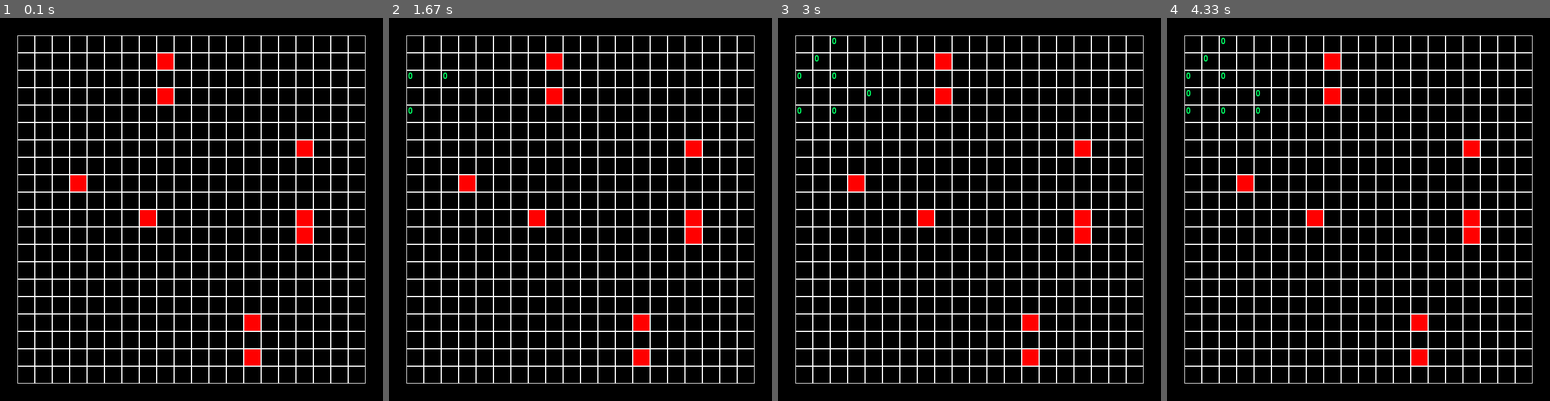
Above: before the commit, frames 1-4 (left to right).
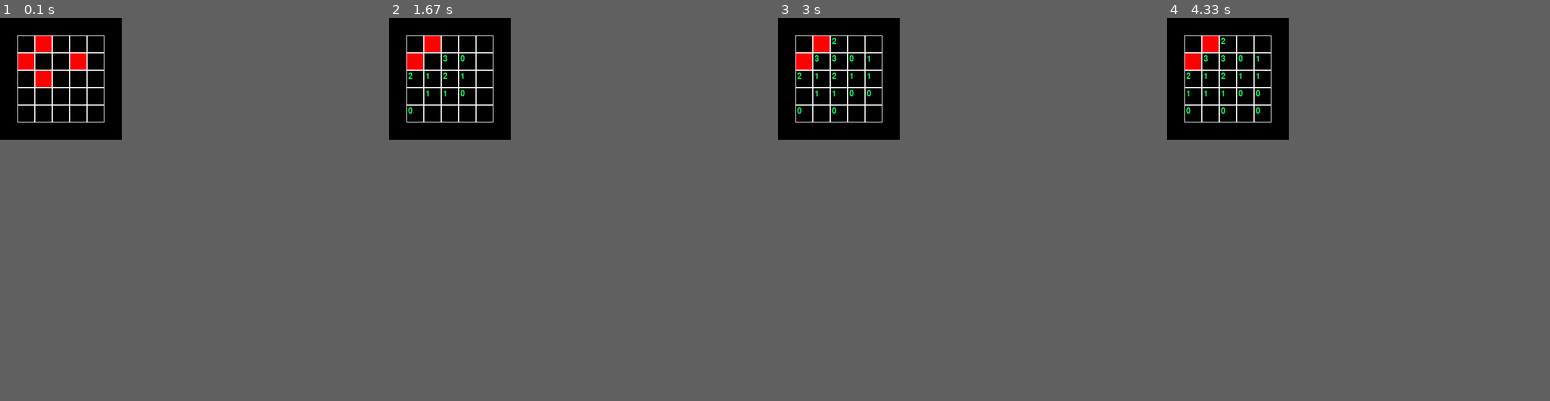
Above: after the commit, the same moments.

Repository: nikniksham/Moscow_Shamkov
Game: pygame game, started from pygame_part_4.py
Same seed, same stepped clock (60 frames per second), same inputs: the game is played once before the commit and once after it.
Inputs (mouse positions are in pixels of both pictures, inside the frame that each line leads up to):
- Up to frame 1 (0.1 s): no input
- Up to frame 2 (1.67 s): click (450, 79) at 0.38 s; click (419, 79) at 0.72 s; click (411, 106) at 1.05 s
- Up to frame 3 (3 s): click (843, 37) at 1.88 s; click (831, 109) at 2.22 s; click (869, 98) at 2.55 s; click (820, 52) at 2.88 s
- Up to frame 4 (4.33 s): click (1270, 109) at 3.22 s; click (1186, 90) at 3.55 s
In our replay, the window is 660x660 before the commit and 210x210 after it. These sizes can differ from the game's own. Grey fills any space a smaller window leaves; there, only what the larger window draws over its background counts as a difference.

The runs differ from the first frame. In frame 1, 12% of the frame differs, in the area x 4-96%, y 4-96%; in frame 2, 12%; in frame 3, 12%; in frame 4, 12%.

Commit message:
pygame_4 4

Diff:
--- a/pygame_part_4.py
+++ b/pygame_part_4.py
@@ -6,6 +6,7 @@
     # создание поля
     def __init__(self, x, y):
         self.font = pygame.font.Font(None, int(30 * 0.7))
+        self.del_list = []
         self.list_contacts = [[1, 1], [1, 0], [1, -1], [0, 1], [0, -1], [-1, 1], [-1, 0], [-1, -1]]
         self.mine_list = []
         self.width = x
@@ -50,9 +51,10 @@
 
     def switch_color(self, x, y):
         if self.board[y][x] == -1:
-            self.board[y][x] = self.open_cell(x, y)
+            self.open_group_cell(x, y)
 
     def on_click(self, xy):
+        print(self.board)
         self.switch_color(xy[0], xy[1])
 
     def open_cell(self, x, y):
@@ -62,6 +64,26 @@
             if cell in self.mine_list:
                 contacts += 1
         return contacts
+
+    def open_group_cell(self, x, y):
+        open_list = []
+        self.board[y][x] = self.open_cell(x, y)
+        cell = [y, x]
+        while True:
+            l_p = len(open_list)
+            for i in range(8):
+                cell = [y + self.list_contacts[i][0], x + self.list_contacts[i][1]]
+                if 0 < cell[0] < self.height - 1 and 0 < cell[1] < self.width:
+                    if cell not in self.del_list:
+                        open_list.append([cell[0], cell[1]])
+            print(l_p, len(open_list))
+            y, x = cell[0], cell[1]
+            if l_p == len(open_list):
+                break
+            for elem in open_list:
+                if elem not in self.del_list:
+                    self.board[elem[0]][elem[1]] = self.open_cell(elem[1], elem[0])
+                    self.del_list.append(cell)
 
 
 class Minesweeper(Board):
@@ -80,7 +102,7 @@
 
 
 pygame.font.init()
-board = Minesweeper(20, 20, 10)
+board = Minesweeper(5, 5, 5)
 # board.set_view(10, 10, 20)  # Можно задавать параметры: крайний левый угол, верхний угол, размер клетки соответственно
 clock = pygame.time.Clock()
 size = [width, height] = [board.width * board.cell_size + board.left * 2,  # Размеры поля будут подстраиваться так, что
